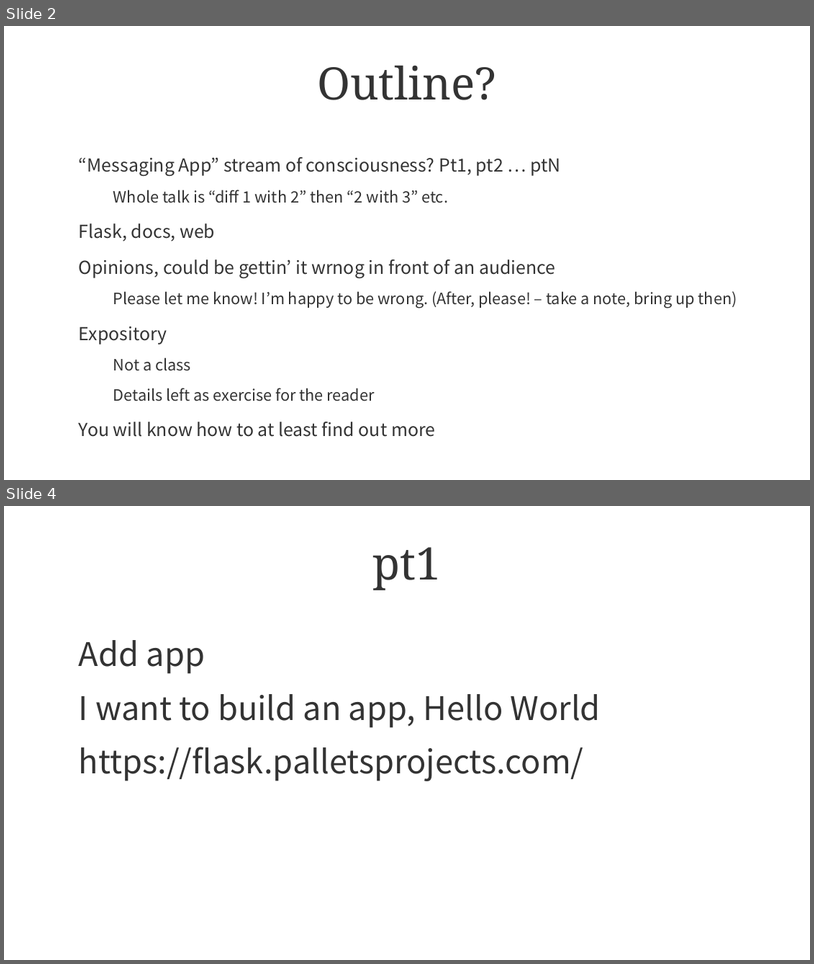
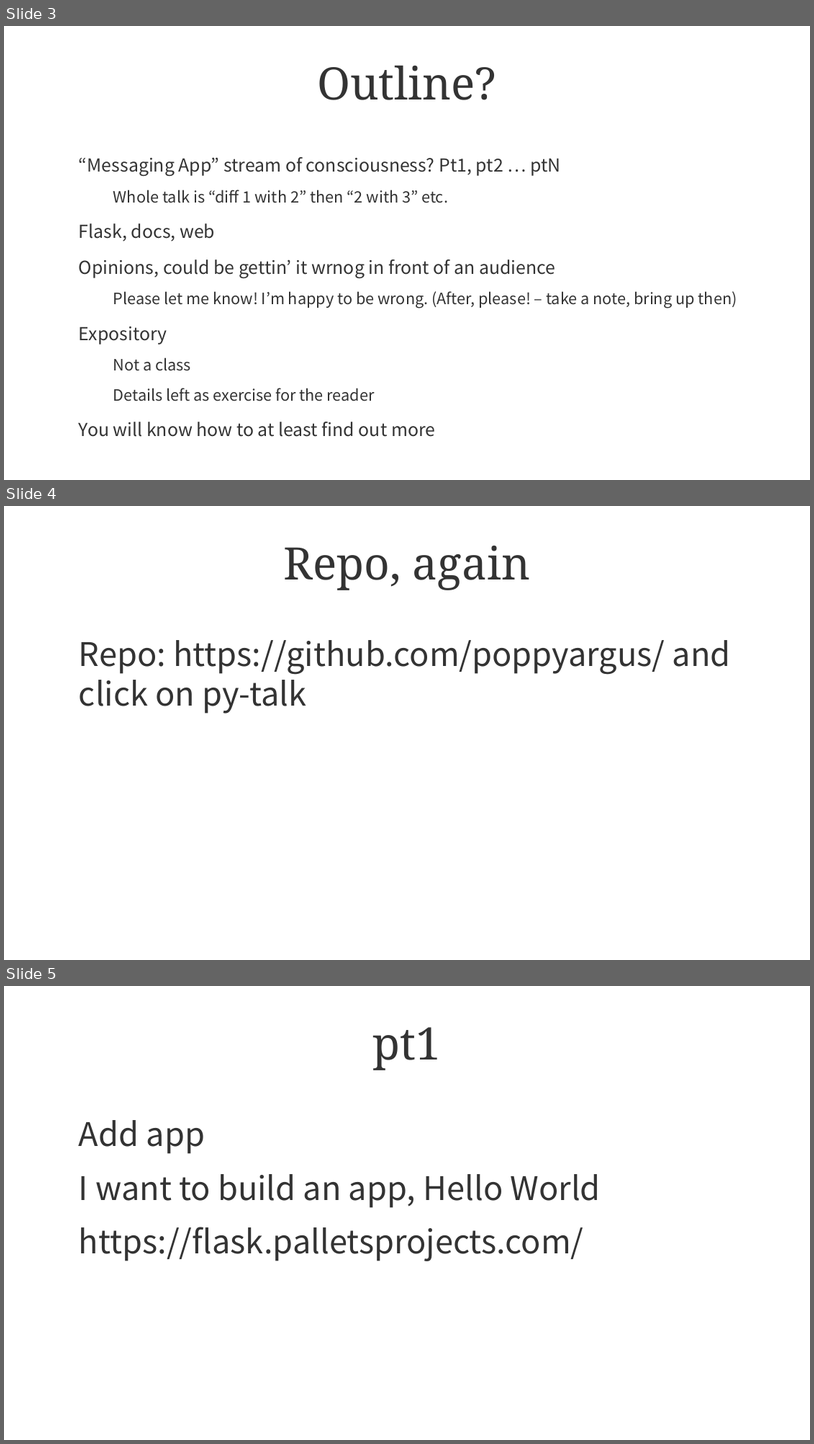
Before and after one commit to poppyargus/py-talk-flask-2023-04, a slide deck: slides/py-talk-flask-2023-04.odp. Shown one above the other, each under a label of ours: slides 2 and 4 before the commit, slides 3, 4 and 5 after it; the slides between them are not shown. The pictures are 814x964 and 814x1444 pixels, drawn with LibreOffice and Linux fonts; fonts in the diff are those of the drawing; background and template pictures are left out. Boxes give left, top, right and bottom in pixels: in the first picture for what was removed or moved away, otherwise in the second. Text is boxed around its words. In the diff, an @@ line names an element or a change of style, - is before the commit and + after.

```diff
--- a/slides/py-talk-flask-2023-04.odp
+++ b/slides/py-talk-flask-2023-04.odp
@@ slide 4 added at (4,506,810,960), background picture (left out) @@
@@ title added at (283,546,530,590), 44 pt, text #333333 @@
+Repo, again
@@ text added at (79,640,731,713), 32 pt, text #333333 @@
+● Repo: https://github.com/poppyargus/ and click on py-talk
@@ what was slide 2 is now slide 3 @@
@@ what was slide 4 is now slide 5 @@
```
Also in this commit, not shown: 1 other slide added, 1 other file.
